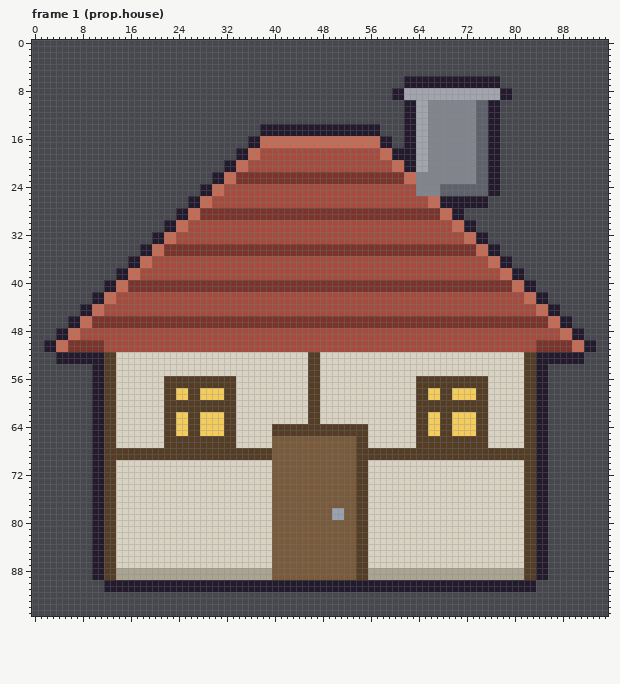
Pixel-art file, stored at build/aseprite/props_big.aseprite. The picture above was drawn from the file before the commit.
96x96 pixels, 4 frames. Shown: frame 1 (prop.house). The commit also changed other frames, which this record leaves out.
New version:
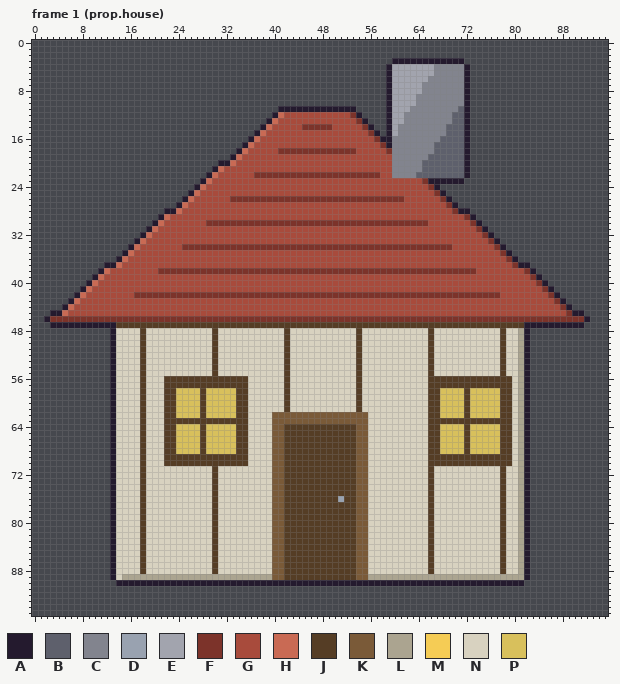
Palette (. is transparent): A #241a2e  B #5e606c  C #82848e  D #99a2b0  E #a2a4ae  F #7c332a  G #a84b3c  H #c96a54  J #553d25  K #7a5a38  L #aba490  M #f5cc55  N #d8d2c0  P #d8c05c
Difference:
Changed rows in their new state; - is an unchanged pixel.
Frame 1 (prop.house):
first column x 2:
 3 ----------------------------------------------------------AAAAAAAAAAAA----------------------
 4 ---------------------------------------------------------AEEEEEEECCCCCA---------------------
 5 ---------------------------------------------------------AEEEEEEECCCCCA---------------------
 6 ---------------------------------------------------------AEEEEEECCCCCC-.....----------------
 7 ---------------------------------------------------------AEEEEECCCCCCC-.....----------------
 8 ---------------------------------------------------------AEE---CCCCCCCA.......--------------
 9 ---------------------------------------------------------AEE--CCCCCCCCA.......--------------
10 ---------------------------------------------------------AEEEECC------A.....----------------
11 ---------------------------------------AAAAAAAAAAAAA-----AEEECCC-----BA.....----------------
12 --------------------------------------AHGGGGGGGGGGGFA----AEECCCC----BBA.....----------------
13 -------------------------------------AHGGGGGGGGGGGGGFA---AEECCCC----BBA.....----------------
14 -------------------------------------HGGGGGFFFFFGGGGGF-.-AECCCCC---BBBA.....----------------
15 -----------------------------------AHGGGGGGGGGGGGGGGGGF--AECCCCC---BBBA.....----------------
16 -----------------------------------HGGGGGGGGGGGGGGGGGGGF--CCCCCC--BBBBA.....----------------
17 ---------------------------------AHGGGGGGGGGGGGGGGGGGGGGF-CCCCCC-BBBBBA.....----------------
18 ---------------------------------HGG---FFFFFFFFFFFFF----GFCCCCCC-BBBBBA.....----------------
19 -------------------------------AHGGG--------------------GGCCCCCCBBBBBBA.....----------------
20 -----------------------------A-HGG------------------------CCCCCBBBBBBBA.....----------------
21 ----------------------------AHGGGG------------------------CCCCCBBBBBBBA.....----------------
22 ---------------------------AHGGGGGG---------------------GGCCCCBBBBBBBBA.....----------------
23 --------------------------AHGGGGGGGGGGGGGGGGGGGGGGGGGGGGGGGGGGGFAAAAAA......----------------
24 -------------------------AHGGG--------------------------------GGFA..........----------------
25 ------------------------AHGGGG--------------------------------GGGFA.........----------------
26 -----------------------AHGGG---FFFFFFFFFFFFFFFFFFFFFFFFFFFFF----GGF-......------------------
27 ----------------------AHGGGG------------------------------------GGGF-.....------------------
28 --------------------AAHGGGGGGGGGGGGGGGGGGGGGGGGGGGGGGGGGGGGGGGGGGGGGF-A---------------------
29 -------------------AHGGGGGGGGGGGGGGGGGGGGGGGGGGGGGGGGGGGGGGGGGGGGGGGGGFA--------------------
30 ------------------AHGGGG---FFFFFFFFFFFFFFFFFFFFFFFFFFFFFFFFFFFFF----GGGFA-------------------
31 -----------------AHGGGGG--------------------------------------------GGGGFA------------------
32 ----------------AHGGGG------------------------------------------------GGGFA-----------------
33 ---------------AHGGGGG------------------------------------------------GGGGFA----------------
34 --------------AHGGGGGGG---------------------------------------------GGGGGGGFA---------------
35 -------------AHGGGGGGGGGGGGGGGGGGGGGGGGGGGGGGGGGGGGGGGGGGGGGGGGGGGGGGGGGGGGGFA--------------
36 ------------AHGGGG--------------------------------------------------------GGGFA-------------
37 ----------AAHGGGGG--------------------------------------------------------GGGGFAA-----------
38 ---------AHGGGGG---FFFFFFFFFFFFFFFFFFFFFFFFFFFFFFFFFFFFFFFFFFFFFFFFFFFFF----GGGGFA----------
39 --------AHGGGGGG------------------------------------------------------------GGGGGFA---------
40 -------AHGGGGGGGGGGGGGGGGGGGGGGGGGGGGGGGGGGGGGGGGGGGGGGGGGGGGGGGGGGGGGGGGGGGGGGGGGFA--------
41 ------AHGGGGGGGGGGGGGGGGGGGGGGGGGGGGGGGGGGGGGGGGGGGGGGGGGGGGGGGGGGGGGGGGGGGGGGGGGGGFA-------
42 -----AHGGGGG---FFFFFFFFFFFFFFFFFFFFFFFFFFFFFFFFFFFFFFFFFFFFFFFFFFFFFFFFFFFFF----GGGGFA------
43 ----AHGGGGGG--------------------------------------------------------------------GGGGGFA-----
44 ---AHGGGGG------------------------------------------------------------------------GGGGFA----
45 -AAHGGGGGG------------------------------------------------------------------------GGGGGFAA--
46 AFFFFFFF----------------------------------------------------------------------------FFFFFFA-
47 -AAA--AAAAAAJJJJJJJJJJJJJJJJJJJJJJJJJJJJJJJJJJJJJJJJJJJJJJJJJJJJJJJJJJJJJJJJJJJJAAAAAA--AA--
48 --.........ANNNNJNNNNNNNNNNNJNNNNNNNNNNNJNNNNNNNNNNNJNNNNNNNNNNNJNNNNNNNNNNNJNNLA.........--
49 --.........ANNNNJNNNNNNNNNNNJNNNNNNNNNNNJNNNNNNNNNNNJNNNNNNNNNNNJNNNNNNNNNNNJNNLA.........--
50 ...........ANNNNJNNNNNNNNNNNJNNNNNNNNNNNJNNNNNNNNNNNJNNNNNNNNNNNJNNNNNNNNNNNJNNLA...........
51 ...........ANNNNJNNNNNNNNNNNJNNNNNNNNNNNJNNNNNNNNNNNJNNNNNNNNNNNJNNNNNNNNNNNJNNLA...........
52 --.........A----J-----------J-----------J---NN------J-----------J-----------J--LA.........--
53 --.........A----J-----------J-----------J---NN------J-----------J-----------J--LA.........--
54 --------...A----J-----------J-----------J---NN------J-----------J-----------J--LA...--------
55 --------...A----J-----------J-----------J---NN------J-----------J-----------J--LA...--------
56 --------...A----J---------------JJ------J---NN------J---------NN----------JJJJ-LA...--------
57 --------...A----J---------------JJ------J---NN------J---------NN----------JJJJ-LA...--------
58 --------...A----J-----PPPPJPPPPPJJ------J---NN------J---------NNJJPPPPJPPPPPJJ-LA...--------
59 --------...A----J-----PPPPJPPPPPJJ------J---NN------J---------NNJJPPPPJPPPPPJJ-LA...--------
60 --------...A----J-----PPPP-PPPPPJJ------J---NN------J---------NN--PPPP-PPPPPJJ-LA...--------
61 --------...A----J-----PPPP-PPPPPJJ------J---NN------J---------NN--PPPP-PPPPPJJ-LA...--------
62 --------...A----J-----PPPPJPPPPPJJ----KKKKKKKKKKKKKKKK--------NNJJPPPPJPPPPPJJ-LA...--------
63 --------...A----J-----JJ--JJJJ--JJ----KKKKKKKKKKKKKKKK--------NNJJ--JJJJ--JJJJ-LA...--------
64 --------...A----J-----PPPPJPPPPPJJ----KK------------KK--------NNJJPPPPJPPPPPJJ-LA...--------
65 --------...A----J-----PPPPJPPPPPJJ----KK------------KK--------NNJJPPPPJPPPPPJJ-LA...--------
66 --------...A----J-----PPPP-PPPPPJJ------JJJJJJJJJJJJKK--------NN--PPPP-PPPPPJJ-LA...--------
67 --------...A----J-----PPPP-PPPPPJJ------JJJJJJJJJJJJKK--------NN--PPPP-PPPPPJJ-LA...--------
68 --------...ANNNN-NNN--PPPP-PPPPP--NNNN--JJJJJJJJJJJJKKNNNNNNNNNN--PPPP-PPPPP--NLA...--------
69 --------...ANNNN-NNN--------------NNNN--JJJJJJJJJJJJKKNNNNNNNNNN--------------NLA...--------
70 --------...A----J---JJJJJJJJJJJJJJ------JJJJJJJJJJJJKK----------JJJJJJJJJJJJJJ-LA...--------
71 --------...A----J-----------J-----------JJJJJJJJJJJJKK----------J-----------J--LA...--------
72 --------...A----J-----------J-----------JJJJJJJJJJJJKK----------J-----------J--LA...--------
73 --------...A----J-----------J-----------JJJJJJJJJJJJKK----------J-----------J--LA...--------
74 --------...A----J-----------J-----------JJJJJJJJJJJJKK----------J-----------J--LA...--------
75 --------...A----J-----------J-----------JJJJJJJJJJJJKK----------J-----------J--LA...--------
76 --------...A----J-----------J-----------JJJJJJJJJDJJKK----------J-----------J--LA...--------
77 --------...A----J-----------J-----------JJJJJJJJJJJJKK----------J-----------J--LA...--------
78 --------...A----J-----------J-----------JJJJJJJJJJJJKK----------J-----------J--LA...--------
79 --------...A----J-----------J-----------JJJJJJJJJJJJKK----------J-----------J--LA...--------
80 --------...A----J-----------J-----------JJJJJJJJJJJJKK----------J-----------J--LA...--------
81 --------...A----J-----------J-----------JJJJJJJJJJJJKK----------J-----------J--LA...--------
82 --------...A----J-----------J-----------JJJJJJJJJJJJKK----------J-----------J--LA...--------
83 --------...A----J-----------J-----------JJJJJJJJJJJJKK----------J-----------J--LA...--------
84 --------...A----J-----------J-----------JJJJJJJJJJJJKK----------J-----------J--LA...--------
85 --------...A----J-----------J-----------JJJJJJJJJJJJKK----------J-----------J--LA...--------
86 --------...A----J-----------J-----------JJJJJJJJJJJJKK----------J-----------J--LA...--------
87 --------...A----J-----------J-----------JJJJJJJJJJJJKK----------J-----------J--LA...--------
88 --------...ANNNNJNNNNNNNNNNNJNNNNNNNNN--JJJJJJJJJJJJKKNNNNNNNNNNJNNNNNNNNNNNJNN-A...--------
89 --------...AN---------------------------JJJJJJJJJJJJKK--------------------------A...--------
90 ----------..--------------------------------------------------------------------..----------
91 ----------........................................................................----------
Boxes around the changes in both pictures, in picture pixels (x1, y1, x2, y2):
changed: (44, 58, 596, 592)
